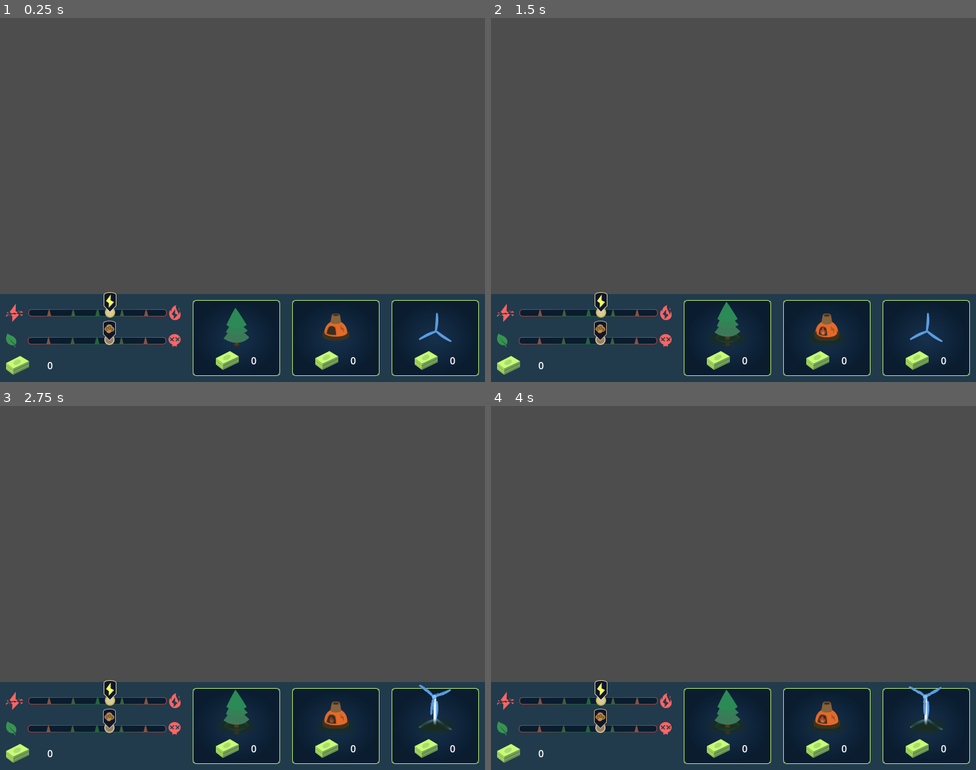
Above: before the commit, frames 1-4 (two rows, left to right).
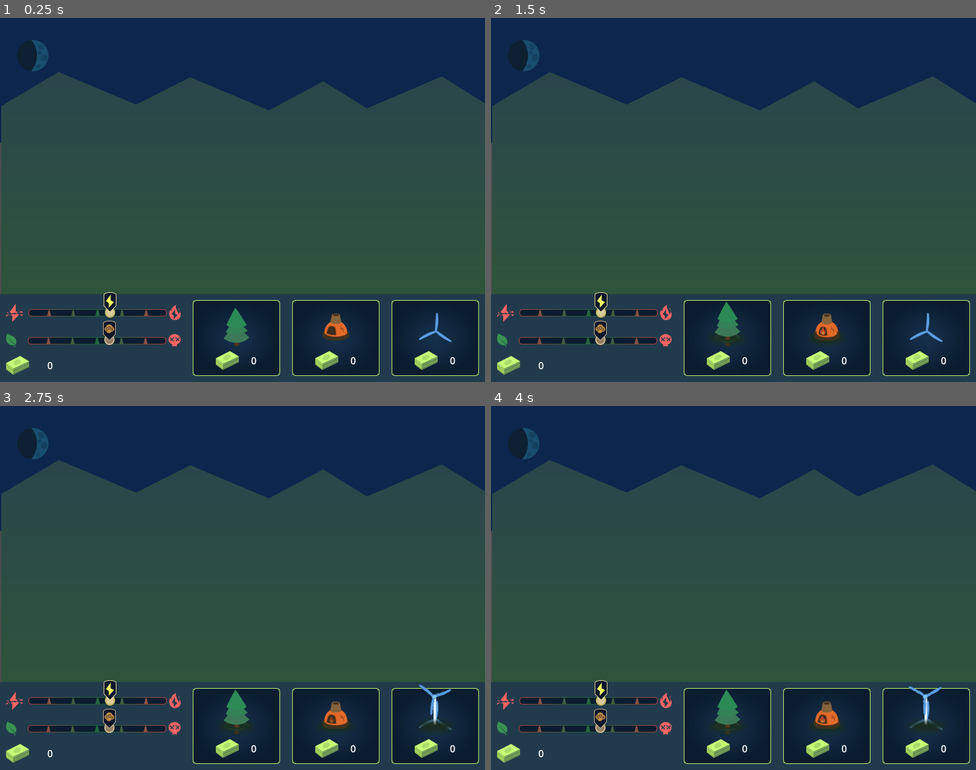
Above: after the commit, the same moments.

Repository: ZZRRegion/GDDemo
Game: Godot game, scene res://PoderSolar/scenes/game/game.tscn
The game is run twice, just before and just after one commit, with the same random seed, the same clock (stepped at 60 frames per second) and the same inputs.
Inputs (mouse positions are in pixels of both pictures, inside the frame that each line leads up to):
- Up to frame 1 (0.25 s): no input
- Up to frame 2 (1.5 s): click (728, 338) at 0.5 s; click (825, 338) at 1.25 s
- Up to frame 3 (2.75 s): click (436, 726) at 2 s
- Up to frame 4 (4 s): move the mouse to (840, 569) at 2.77 s; hold Right (move_right) from 2.78 s (still down); click (840, 569) at 2.85 s; tap Space (jump) at 3.02, 3.32, 3.77 s; move the mouse to (636, 606) at 3.52 s; click (636, 606) at 3.6 s

The runs differ from the first frame. In frame 1, 76% of the frame differs, in the area x 0-100%, y 0-76%; in frame 2, 76%; in frame 3, 76%; in frame 4, 76%.

Commit message:
教程界面

Diff:
--- a/PoderSolar/scenes/game/game.tscn
+++ b/PoderSolar/scenes/game/game.tscn
@@ -1,8 +1,25 @@
-[gd_scene load_steps=2 format=3 uid="uid://dltw6e3wj2a1v"]
+[gd_scene load_steps=5 format=3 uid="uid://dltw6e3wj2a1v"]
 
 [ext_resource type="PackedScene" uid="uid://dpnd6b5joxc26" path="res://PoderSolar/scenes/menu/panel.tscn" id="1_cpr5c"]
+[ext_resource type="Texture2D" uid="uid://xu4q4ephv6jg" path="res://PoderSolar/assets/sprites/gameplay/sky.svg" id="1_xk6uh"]
+[ext_resource type="Texture2D" uid="uid://c0iub3ipdr73b" path="res://PoderSolar/assets/sprites/gameplay/moon.svg" id="2_2s33e"]
+[ext_resource type="Texture2D" uid="uid://66xs5d83w8mx" path="res://PoderSolar/assets/sprites/gameplay/background.svg" id="2_ho6vc"]
 
 [node name="Game" type="Node"]
+
+[node name="Sky" type="Sprite2D" parent="."]
+modulate = Color(0.0470588, 0.14902, 0.301961, 1)
+texture = ExtResource("1_xk6uh")
+centered = false
+
+[node name="Moon" type="Sprite2D" parent="."]
+position = Vector2(54, 62)
+texture = ExtResource("2_2s33e")
+
+[node name="Background" type="Sprite2D" parent="."]
+position = Vector2(2, 89)
+texture = ExtResource("2_ho6vc")
+centered = false
 
 [node name="Panel" parent="." instance=ExtResource("1_cpr5c")]
 
--- /dev/null
+++ b/PoderSolar/scenes/gamemanager.gd
@@ -0,0 +1,28 @@
+extends Node
+
+signal start_level
+signal money_change
+signal pollution_change
+signal  energy_change
+
+var current_level: int = 0
+var money: int = 300
+var max_energy: int = 50
+var max_pollution: int = 50
+var energy: int = 25
+var pollution: int = 0
+
+func run_game() -> void:
+	Engine.time_scale = 1
+
+func pause_game() -> void:
+	Engine.time_scale = 0
+
+# Called when the node enters the scene tree for the first time.
+func _ready() -> void:
+	pass # Replace with function body.
+
+
+# Called every frame. 'delta' is the elapsed time since the previous frame.
+func _process(delta: float) -> void:
+	pass
--- /dev/null
+++ b/PoderSolar/scenes/menu/slides.gd
@@ -0,0 +1,66 @@
+extends Control
+
+const game_slides = {
+	0:{
+		0:{
+			"text": "They have installed [b]solar panels[/b] in the town!",
+			"image": "res://PoderSolar/assets/sprites/slides/win.jpg"
+		},
+		1:{
+			"text": "But when [b]night falls[/b] we run out of electricity :(",
+			"image":"res://PoderSolar/assets/sprites/slides/lights_out.jpg"
+		},
+		2:{
+			"text": "[b]Drag[/b] objects to the screen to buy them",
+			"image":"res://PoderSolar/assets/sprites/slides/lights_out.jpg"
+		},
+		3:{
+			"text": "Don't run out of [b]electricity[/b] or there will be a blackout",
+			"image":"res://PoderSolar/assets/sprites/slides/tutorial_lowenergy.jpg"
+		},
+		4:{
+			"text": "But don't overdo it, too much electricity will cause an [b]overload[/b]",
+			"image":"res://PoderSolar/assets/sprites/slides/tutorial_lowenergy.jpg"
+		},
+		5:{
+			"text": "Finally, don't let [b]pollution[/b] rise or there will be an ecological disaster",
+			"image":"res://PoderSolar/assets/sprites/slides/tutorial_lowenergy.jpg"
+		}
+	},
+	1:{
+		0:{
+			"text": "Today they are giving a concert. This will [b]increase[/b] electricity consumption!",
+			"image":"res://PoderSolar/assets/sprites/slides/tutorial_lowenergy.jpg"
+		}
+	},
+	2:{
+		0:{
+			"text": "Someone farted and now the town generates a lot of [b]pollution[/b]",
+			"image":"res://PoderSolar/assets/sprites/slides/pollution_slide.jpg"
+		}
+	}
+}
+@onready var texture_rect: TextureRect = $TextureRect
+@onready var button: Button = $Button
+@onready var rich_text_label: RichTextLabel = $Panel/RichTextLabel
+
+var current_slide: int = 0
+
+
+# Called when the node enters the scene tree for the first time.
+func _ready() -> void:
+	button.pressed.connect(on_pressed)
+
+func on_pressed() -> void:
+	load_next_slide()
+
+func load_next_slide() ->void:
+	current_slide += 1
+	load_slide(PSGamemanager.current_level, current_slide)
+
+func load_slide(level: int, slide: int) ->void:
+	texture_rect.texture = load(game_slides[level][slide].image)
+	rich_text_label.text = game_slides[level][slide].text
+# Called every frame. 'delta' is the elapsed time since the previous frame.
+func _process(delta: float) -> void:
+	pass
--- /dev/null
+++ b/PoderSolar/scenes/menu/slides.tscn
@@ -0,0 +1,73 @@
+[gd_scene load_steps=7 format=3 uid="uid://bust0edjwkdc"]
+
+[ext_resource type="Texture2D" uid="uid://lnqj5571tsu3" path="res://PoderSolar/assets/sprites/menus/play_button.svg" id="1_8gu3f"]
+[ext_resource type="Texture2D" uid="uid://bdhnjejqigjjx" path="res://PoderSolar/assets/sprites/slides/tutorial_overcharge.jpg" id="1_g345w"]
+[ext_resource type="Script" uid="uid://bqjssbewihxw1" path="res://PoderSolar/scenes/menu/slides.gd" id="1_pt3hn"]
+
+[sub_resource type="StyleBoxTexture" id="StyleBoxTexture_g345w"]
+texture = ExtResource("1_8gu3f")
+
+[sub_resource type="StyleBoxTexture" id="StyleBoxTexture_pt3hn"]
+texture = ExtResource("1_8gu3f")
+modulate_color = Color(0.176471, 0.203922, 0.439216, 1)
+
+[sub_resource type="StyleBoxTexture" id="StyleBoxTexture_v0c15"]
+texture = ExtResource("1_8gu3f")
+
+[node name="Slides" type="Control"]
+layout_mode = 3
+anchors_preset = 15
+anchor_right = 1.0
+anchor_bottom = 1.0
+grow_horizontal = 2
+grow_vertical = 2
+script = ExtResource("1_pt3hn")
+
+[node name="TextureRect" type="TextureRect" parent="."]
+layout_mode = 1
+anchors_preset = 15
+anchor_right = 1.0
+anchor_bottom = 1.0
+grow_horizontal = 2
+grow_vertical = 2
+texture = ExtResource("1_g345w")
+
+[node name="Button" type="Button" parent="."]
+layout_mode = 1
+anchors_preset = 7
+anchor_left = 0.5
+anchor_top = 1.0
+anchor_right = 0.5
+anchor_bottom = 1.0
+offset_left = 157.0
+offset_top = -246.0
+offset_right = 368.0
+offset_bottom = -45.0
+grow_horizontal = 2
+grow_vertical = 0
+focus_mode = 0
+theme_override_styles/hover = SubResource("StyleBoxTexture_g345w")
+theme_override_styles/pressed = SubResource("StyleBoxTexture_pt3hn")
+theme_override_styles/normal = SubResource("StyleBoxTexture_v0c15")
+
+[node name="Panel" type="Panel" parent="."]
+layout_mode = 1
+anchors_preset = 10
+anchor_right = 1.0
+offset_bottom = 200.0
+grow_horizontal = 2
+
+[node name="RichTextLabel" type="RichTextLabel" parent="Panel"]
+custom_minimum_size = Vector2(700, 100)
+layout_mode = 0
+offset_left = 50.0
+offset_top = 50.0
+offset_right = 750.0
+offset_bottom = 150.0
+theme_override_font_sizes/bold_italics_font_size = 26
+theme_override_font_sizes/italics_font_size = 26
+theme_override_font_sizes/mono_font_size = 26
+theme_override_font_sizes/normal_font_size = 26
+theme_override_font_sizes/bold_font_size = 26
+bbcode_enabled = true
+text = "They have installed[b]solar panels[/b] in the town"
--- a/project.godot
+++ b/project.godot
@@ -23,6 +23,7 @@
 
 ZwGlobal="*res://Global/ZWGlobal.gd"
 GameManager="*res://FlappyBird/game_manager.gd"
+PSGamemanager="*res://PoderSolar/scenes/gamemanager.gd"
 
 [display]
 
Not shown, added: PoderSolar/scenes/gamemanager.gd.uid
Not shown, added: PoderSolar/scenes/menu/slides.gd.uid
